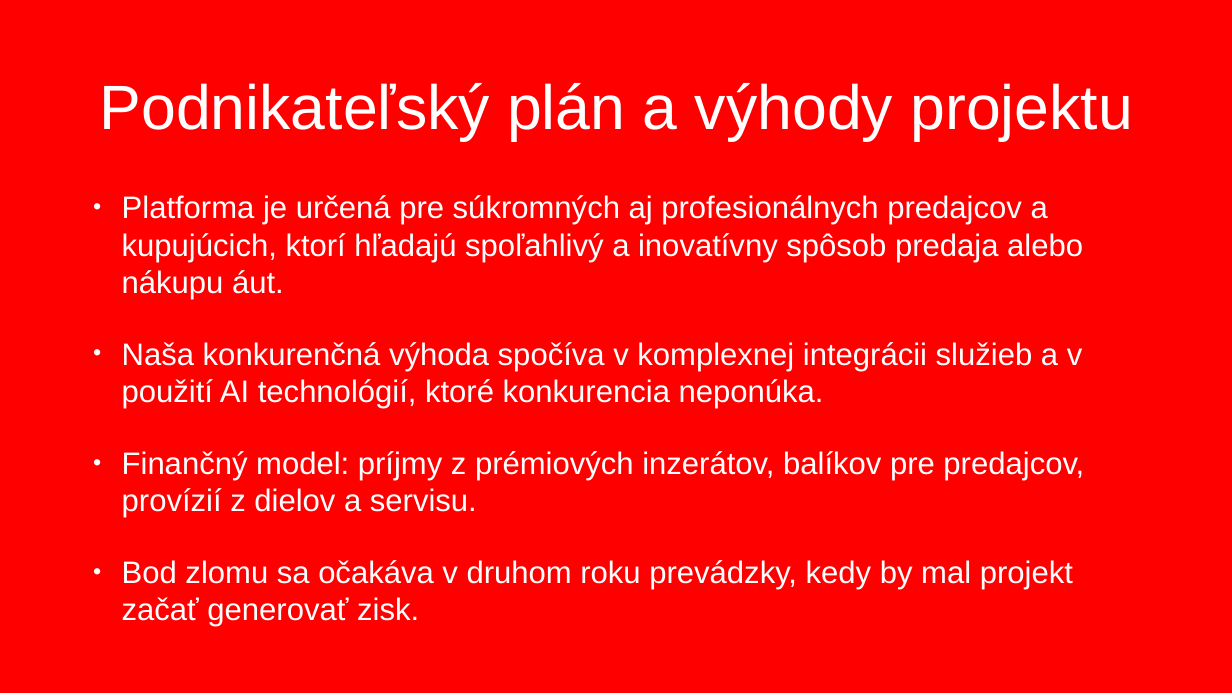
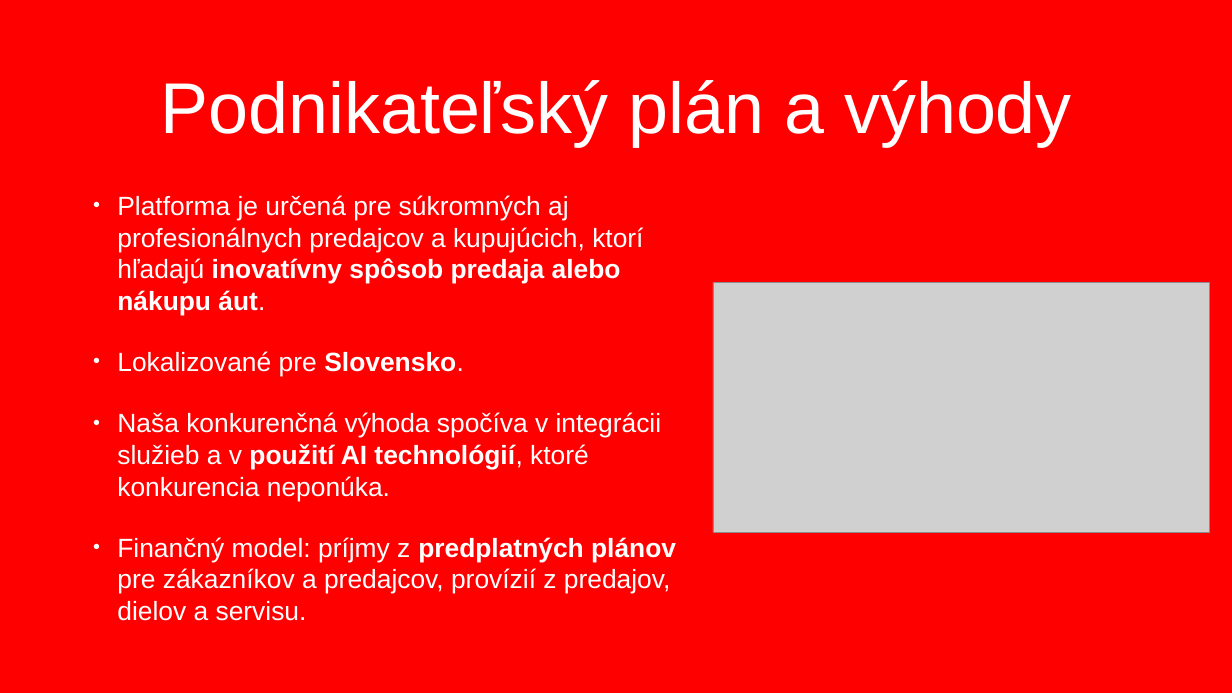
Before and after one commit to Autobahn-sk/Autobahn.sk, a slide deck: slide 10 of __prezentacia__/Prezentácia Martin Mojžiš.pptx. Drawn at 1232x693 pixels with LibreOffice and Linux fonts; fonts in the diff are those of the drawing; grey boxes stand for pictures; background and template pictures are left out. Boxes give left, top, right and bottom in pixels: in the first picture for what was removed or moved away, otherwise in the second. Text is boxed around its words. In the diff, an @@ line names an element or a change of style, - is before the commit and + after.

```diff
--- a/__prezentacia__/Prezentácia Martin Mojžiš.pptx
+++ b/__prezentacia__/Prezentácia Martin Mojžiš.pptx
@@ title at box(161, 80, 1072, 146): text changed; size 97.4 to 112 pt @@
-Podnikateľský plán a výhody projektu
+Podnikateľský plán a výhody
@@ text at box(117, 195, 676, 621): text changed; size 48.4 to 41.1 pt @@
-• Platforma je určená pre súkromných aj profesionálnych predajcov a kupujúcich, ktorí hľadajú spoľahlivý a inovatívny spôsob predaja alebo nákupu áut.
-• Naša konkurenčná výhoda spočíva v komplexnej integrácii služieb a v použití AI technológií, ktoré konkurencia neponúka.
-• Finančný model: príjmy z prémiových inzerátov, balíkov pre predajcov, provízií z dielov a servisu.
-• Bod zlomu sa očakáva v druhom roku prevádzky, kedy by mal projekt začať generovať zisk.
+• Platforma je určená pre súkromných aj profesionálnych predajcov a kupujúcich, ktorí hľadajú inovatívny spôsob predaja alebo nákupu áut.
+• Lokalizované pre Slovensko.
+• Naša konkurenčná výhoda spočíva v integrácii služieb a v použití AI technológií, ktoré konkurencia neponúka.
+• Finančný model: príjmy z predplatných plánov pre zákazníkov a predajcov, provízií z predajov, dielov a servisu.
@@ picture added at box(713, 282, 1209, 532) @@
```
Also in this commit, not shown: 11 other slides changed, 1 slide added.
